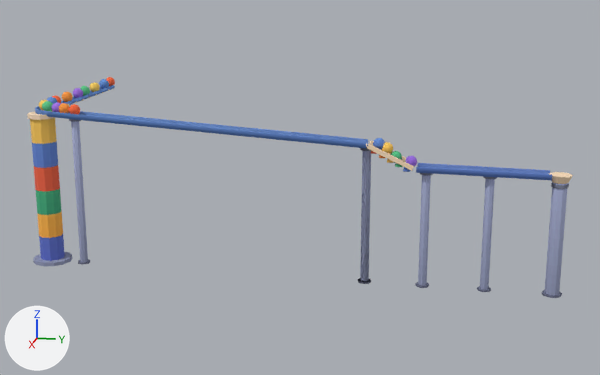
What one commit did to the glTF model public/assets/toycar/set-marble-run-skyway.glb.
Before and after are seen from a camera (50 mm lens) standing at (49.9, 15.3, 18.6) and looking at (-5.3, 4.2, 4.8). The axes (+X, +Y, +Z) are drawn at lower left. The lights are the same throughout. The picture after the commit comes second. Where no turn or scale is listed for an object, it has been applied to the vertices. Vertices at exactly the same position are counted once.
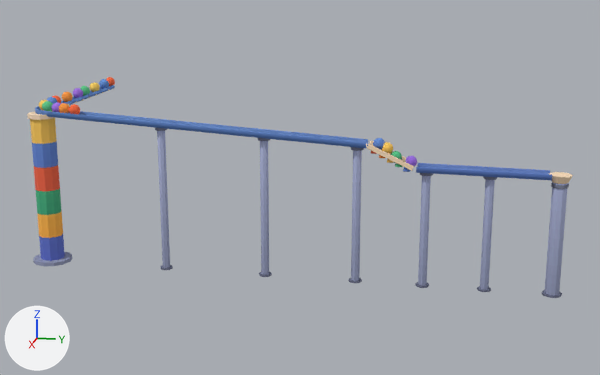
Where the change shows, as pixel boxes [x1, y1, x2, y2] in the pictures (600 x 375 px):
```json
{"object": "Cone.015", "change": "moved", "before": [360, 151, 371, 281], "after": [351, 150, 362, 281]}
{"object": "Cone.009", "change": "moved", "before": [71, 121, 88, 262], "after": [157, 131, 170, 268]}
{"object": "Cone.012", "change": "reshaped, moved", "after": [260, 141, 269, 275], "on screen": "not visible before"}
{"object": "Cone.014", "change": "moved", "before": [358, 278, 371, 284], "after": [349, 278, 362, 283]}
{"object": "Cone.008", "change": "moved", "before": [78, 259, 90, 265], "after": [160, 265, 173, 270]}
{"object": "Cone.013", "change": "moved", "before": [360, 145, 371, 151], "after": [258, 138, 270, 141]}
{"object": "Cone.010", "change": "moved", "before": [69, 119, 81, 122], "after": [155, 128, 167, 131]}
{"object": "Cone.011", "change": "moved", "after": [259, 272, 272, 277], "on screen": "not visible before"}
```

The change, as JSON lines over the scene's bpy script:
```json
{"block": "me_cone_012", "where": "# used by ob_cone_012; location = (-0.5, 9.4, 0.0)"}
{"block": "me_cone_012", "where": "# before: 1 (0.0, 0.27, 8.86) at pixel (371, 146), 3 (0.19, 0.19, 8.86), 5 (0.27, 0.0, 8.86) at pixel (366, 147), 7 (0.19, -0.19, 8.86), 9 (0.0, -0.27, 8.86)"}
{"block": "me_cone_012", "where": "# before: 11 (-0.19, -0.19, 8.86), 13 (-0.27, 0.0, 8.86) at pixel (367, 145), 15 (-0.19, 0.19, 8.86) at pixel (370, 145)"}
{"op": "remove", "block": "me_cone_012", "code": "me_cone_012.from_pydata(...)  # 16 vertices, 28 faces; spans x -0.27..0.27, y -0.27..0.27, z 0.0..8.86"}
{"op": "add", "block": "me_cone_012", "code": "me_cone_012.from_pydata(...)  # 16 vertices, 28 faces; spans x -0.27..0.27, y -0.27..0.27, z 0.0..9.27"}
{"block": "me_cone_012", "change": "me_cone_012 part 1"}
{"op": "add", "block": "me_cone_012", "code": "for i in [1, 3, 5, 7, 9, 11, 13, 15]: me_cone_012.vertices[i].co += Vector((0.0, 0.0, 0.41))"}
{"op": "set", "path": "ob_cone_008.location", "old": "(-0.5, -9.93, 0.0)", "new": "(-0.5, -3.98, 0.0)"}
{"op": "set", "path": "ob_cone_009.location", "old": "(-0.5, -9.93, 0.0)", "new": "(-0.5, -3.98, 0.0)"}
{"op": "set", "path": "ob_cone_010.location", "old": "(-0.5, -9.93, 9.85)", "new": "(-0.5, -3.98, 9.43)"}
{"op": "set", "path": "ob_cone_011.location", "old": "(-0.5, 9.4, 0.0)", "new": "(-0.5, 2.86, 0.0)"}
{"op": "set", "path": "ob_cone_012.location", "old": "(-0.5, 9.4, 0.0)", "new": "(-0.5, 2.86, 0.0)"}
{"op": "set", "path": "ob_cone_013.location", "old": "(-0.5, 9.4, 8.64)", "new": "(-0.5, 2.86, 9.01)"}
{"op": "set", "path": "ob_cone_014.location", "old": "(-0.5, 9.4, 0.0)", "new": "(-0.5, 8.81, 0.0)"}
{"op": "set", "path": "ob_cone_015.location", "old": "(-0.5, 9.4, 0.0)", "new": "(-0.5, 8.81, 0.0)"}
```
